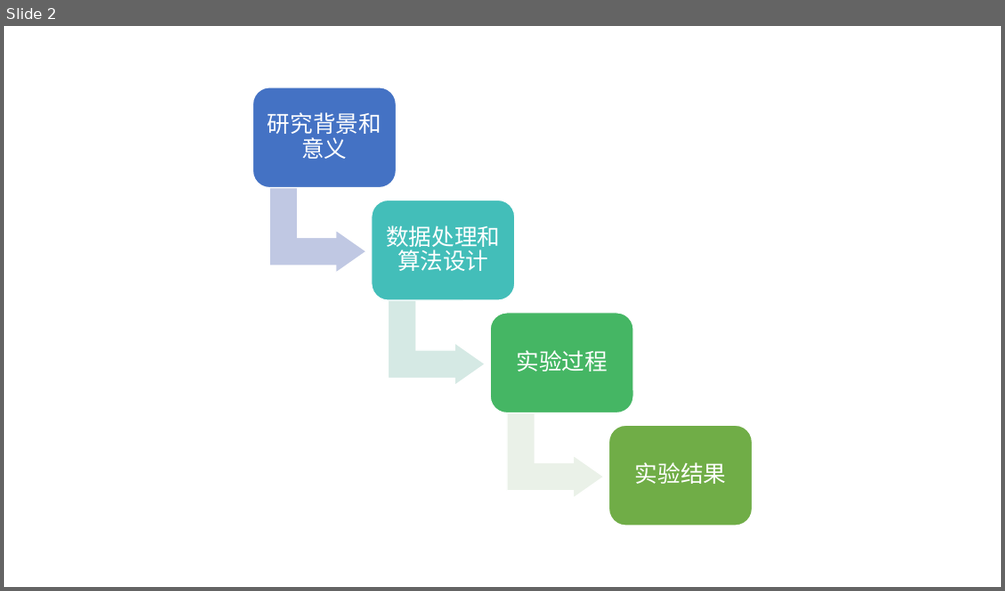
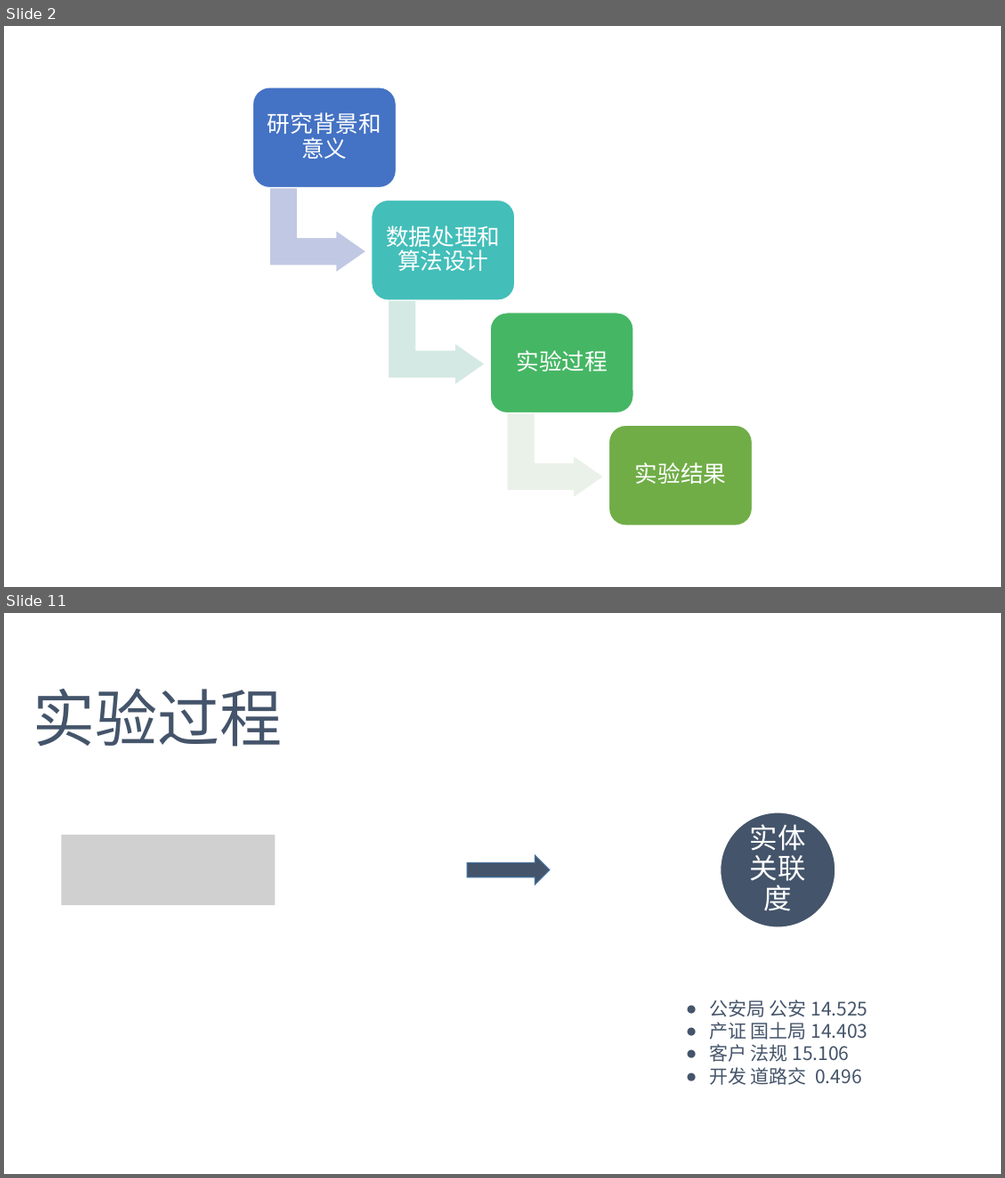
Before and after one commit to DoubleMagicXu/KG, a slide deck: 基于用户投诉文本的知识图谱构建.pptx. Shown one above the other, each under a label of ours: slide 2 before the commit, slides 2 and 11 after it; the slides between them are not shown. The pictures are 1005x591 and 1005x1178 pixels, drawn with LibreOffice and Linux fonts; fonts in the diff are those of the drawing; grey boxes stand for pictures. Boxes give left, top, right and bottom in pixels: in the first picture for what was removed or moved away, otherwise in the second. Text is boxed around its words. In the diff, an @@ line names an element or a change of style, - is before the commit and + after.

```diff
--- a/基于用户投诉文本的知识图谱构建.pptx
+++ b/基于用户投诉文本的知识图谱构建.pptx
@@ slide 11 added at (4, 613, 1001, 1174), background #FFFFFF @@
@@ text added at (32, 689, 282, 747), 60 pt, text #44546A @@
+实验过程
@@ ellipse added at (720, 812, 835, 928), fill #44546A, outline #FFFFFF 1 pt @@
@@ text added at (750, 819, 806, 911), 27 pt, text #FFFFFF @@
+实体关联度
@@ picture added at (62, 835, 275, 906) @@
@@ right arrow added at (467, 855, 550, 884), fill #44546A, outline #43739E 1 pt @@
@@ text added at (709, 999, 868, 1085), 18 pt, text #44546A @@
+● 公安局 公安 14.525
+● 产证 国土局 14.403
+● 客户 法规 15.106
+● 开发 道路交 0.496
```
Also in this commit, not shown: 3 slides changed, 10 other slides added, 2 slides removed, 3 other files.
